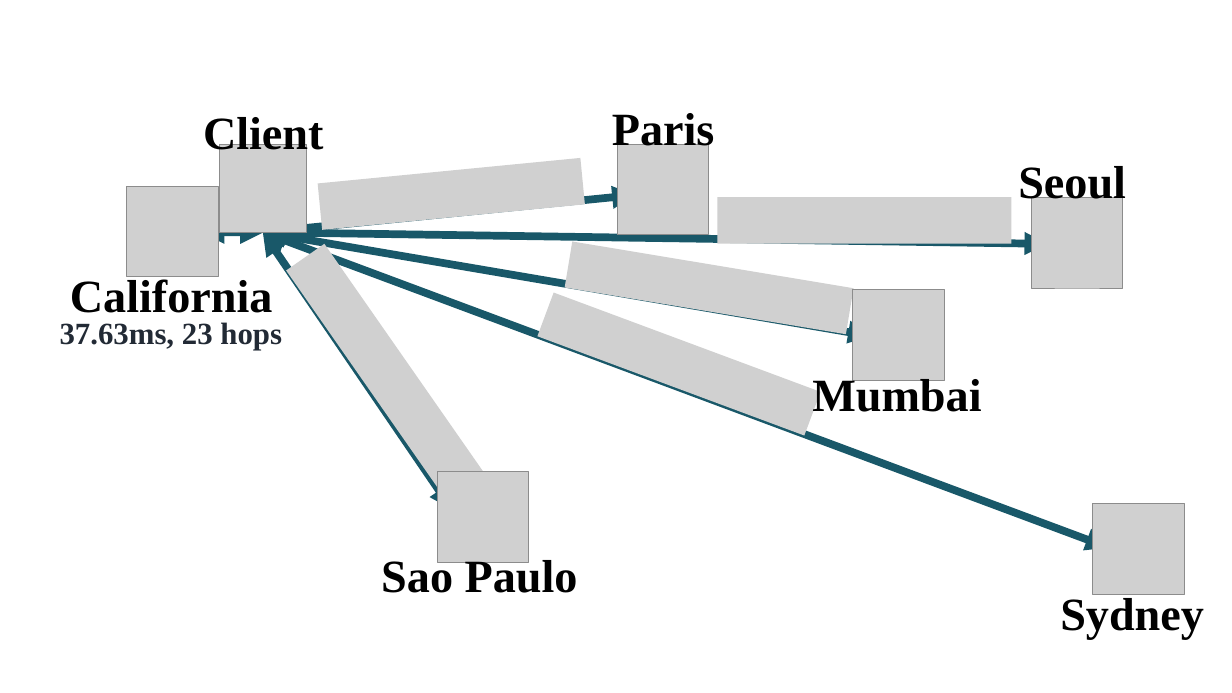
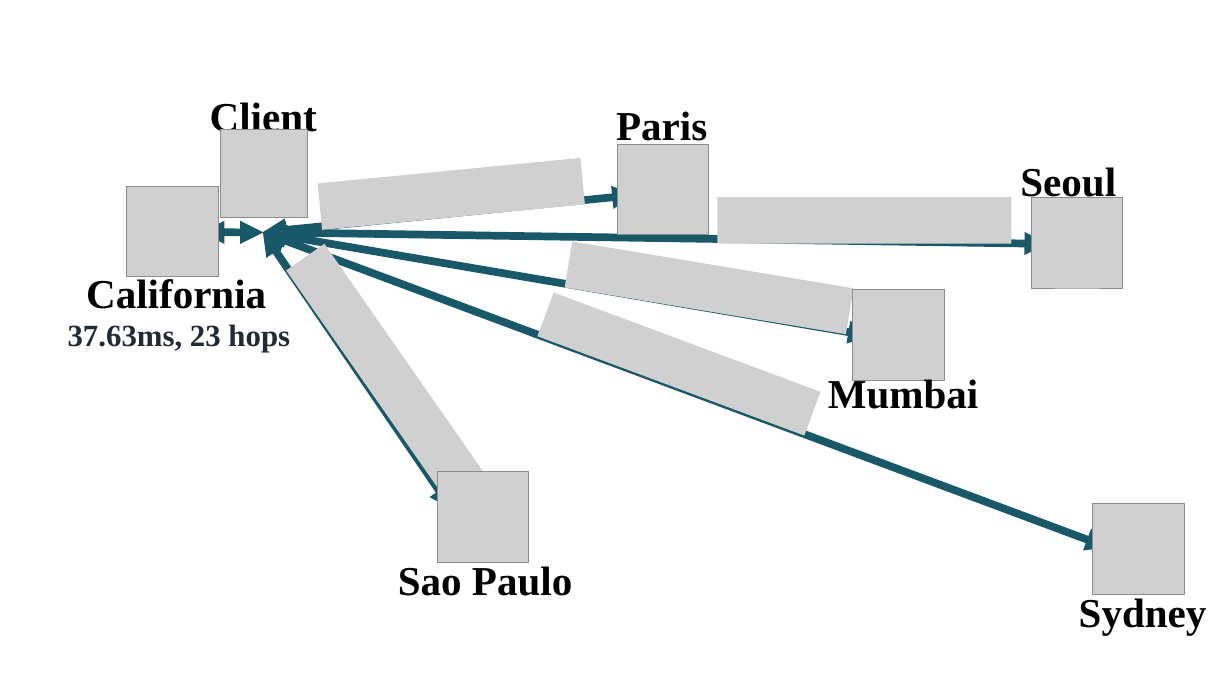
Before and after one commit to mraavi5/QUIC_Experiments, a slide deck: slide 1 of Plots/new_aws_servers.pptx. Drawn at 1232x693 pixels with LibreOffice and Linux fonts; fonts in the diff are those of the drawing; grey boxes stand for pictures; background and template pictures are left out. Boxes give left, top, right and bottom in pixels: in the first picture for what was removed or moved away, otherwise in the second. Text is boxed around its words. In the diff, an @@ line names an element or a change of style, - is before the commit and + after.

```diff
--- a/Plots/new_aws_servers.pptx
+++ b/Plots/new_aws_servers.pptx
@@ size 36 to 32 pt in 7 elements at (1020,167,1116,204), (616,111,707,148), (86,276,266,309), (828,375,979,409), (1079,598,1207,635), (398,566,572,596), (210,102,317,139) @@
@@ text "Client": place and size @@
-text "Client" at (203,117,323,158)
+text "Client" at (210,102,317,139)
@@ picture: place and size @@
-picture at (219,144,306,232)
+picture at (220,129,307,217)
@@ text "California": place and size @@
-text "California" at (70,276,273,313)
+text "California" at (86,276,266,309)
@@ text "37.63ms, 23 hops": place and size @@
-text "37.63ms, 23 hops" at (60,322,282,350)
+text "37.63ms, 23 hops" at (68,324,290,352)
@@ text "Mumbai": place and size @@
-text "Mumbai" at (812,375,981,413)
+text "Mumbai" at (828,375,979,409)
@@ text "Sao Paulo": place and size @@
-text "Sao Paulo" at (381,557,578,593)
+text "Sao Paulo" at (398,566,572,596)
@@ text "Sydney": place and size @@
-text "Sydney" at (1060,594,1204,639)
+text "Sydney" at (1079,598,1207,635)
```
Also in this commit, not shown: 6 other files.
